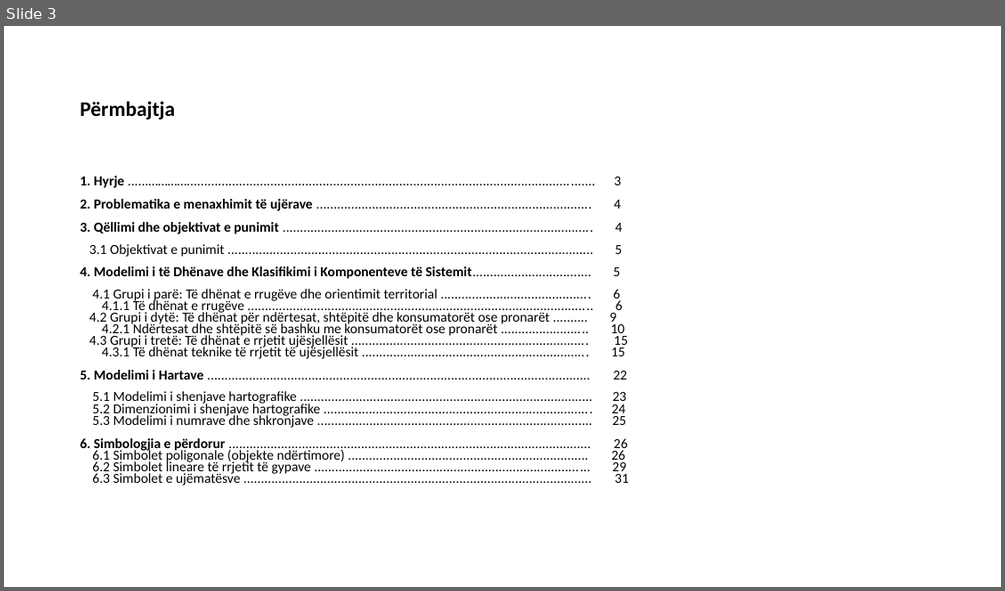
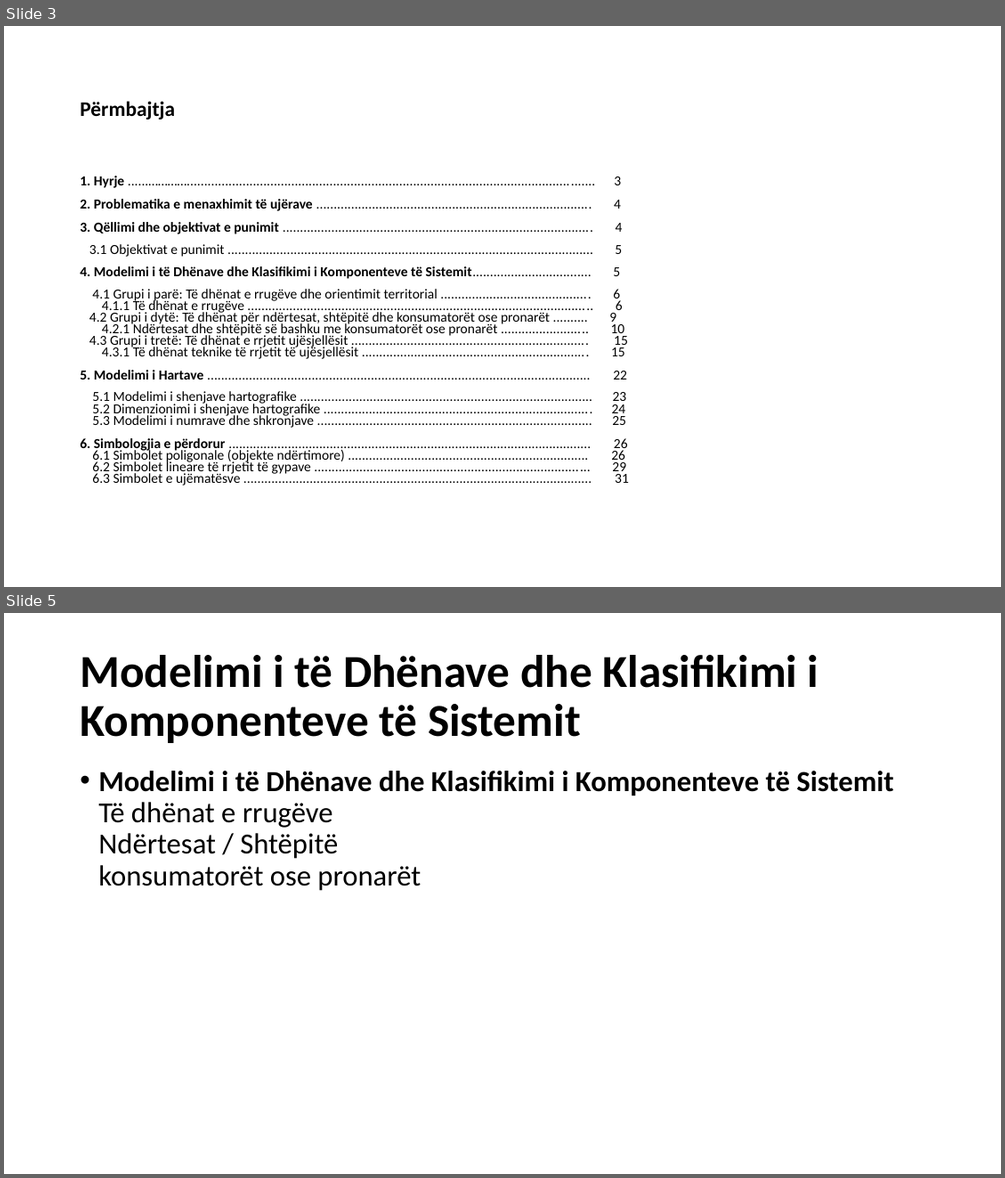
Before and after one commit to geo-coding/temaValoni, a slide deck: prezantimi/PowerPoint/Tema.pptx. Shown one above the other, each under a label of ours: slide 3 before the commit, slides 3 and 5 after it; the slides between them are not shown. The pictures are 1005x591 and 1005x1178 pixels, drawn with LibreOffice and Linux fonts; fonts in the diff are those of the drawing. Boxes give left, top, right and bottom in pixels: in the first picture for what was removed or moved away, otherwise in the second. Text is boxed around its words. In the diff, an @@ line names an element or a change of style, - is before the commit and + after.

```diff
--- a/prezantimi/PowerPoint/Tema.pptx
+++ b/prezantimi/PowerPoint/Tema.pptx
@@ slide 5 added at <box>4,613,1001,1174</box>, background #FFFFFF @@
@@ title added at <box>80,655,819,743</box>, 44 pt, text #000000, bold @@
+Modelimi i të Dhënave dhe Klasifikimi i Komponenteve të Sistemit
@@ text added at <box>98,771,893,891</box>, 28 pt, text #000000 @@
+• Modelimi i të Dhënave dhe Klasifikimi i Komponenteve të Sistemit
+  Të dhënat e rrugëve
+  Ndërtesat / Shtëpitë
+  konsumatorët ose pronarët
```
Also in this commit, not shown: 1 slide changed, 2 other slides added, 5 other files.
